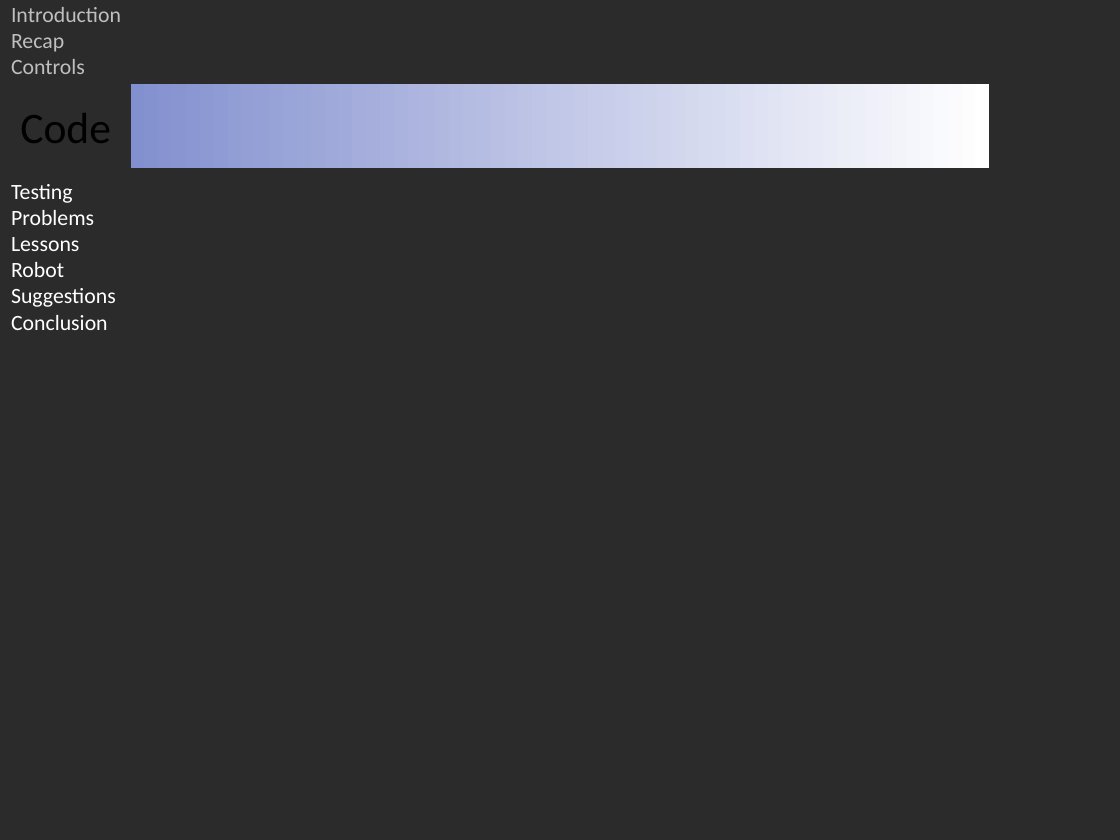
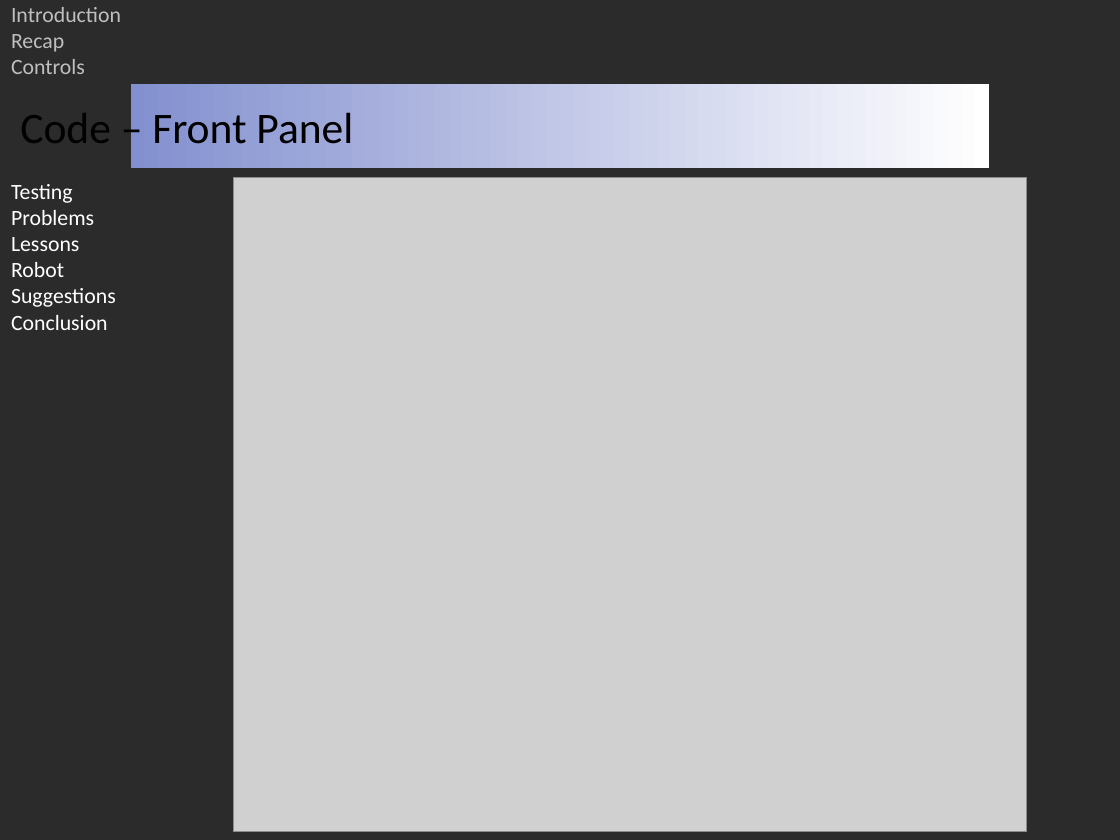
Before and after one commit to ruffsl/ROBO, a slide deck: slide 9 of Documentation/Final/Final Presentation.pptx. Drawn at 1120x840 pixels with LibreOffice and Linux fonts; fonts in the diff are those of the drawing; grey boxes stand for pictures; background and template pictures are left out; a plain dark background stands for a picture behind light text. Boxes give left, top, right and bottom in pixels: in the first picture for what was removed or moved away, otherwise in the second. Text is boxed around its words. In the diff, an @@ line names an element or a change of style, - is before the commit and + after.

```diff
--- a/Documentation/Final/Final Presentation.pptx
+++ b/Documentation/Final/Final Presentation.pptx
@@ text at (x1=20, y1=112, x2=353, y2=144): text changed @@
-Code
+Code – Front Panel
@@ picture added at (x1=233, y1=177, x2=1026, y2=831) @@
```
Also in this commit, not shown: 3 other slides changed, 5 slides added, 4 other files.
